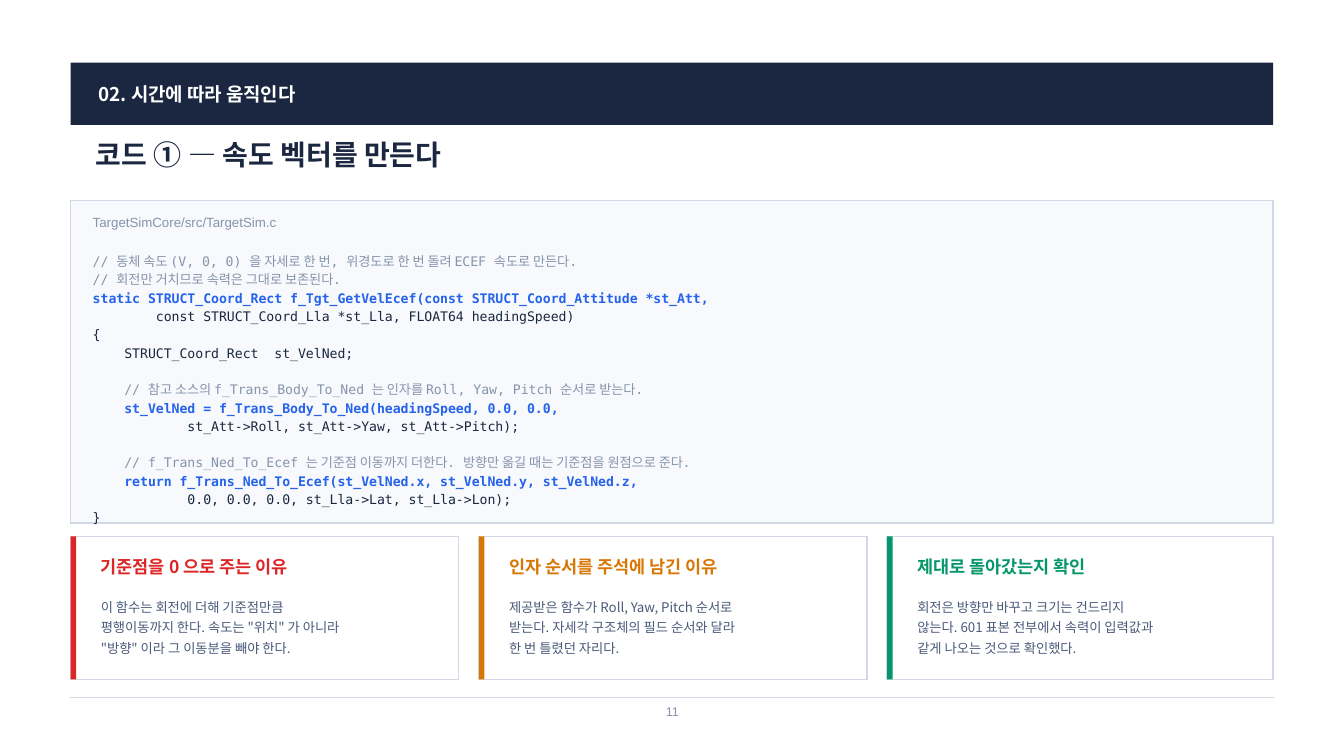
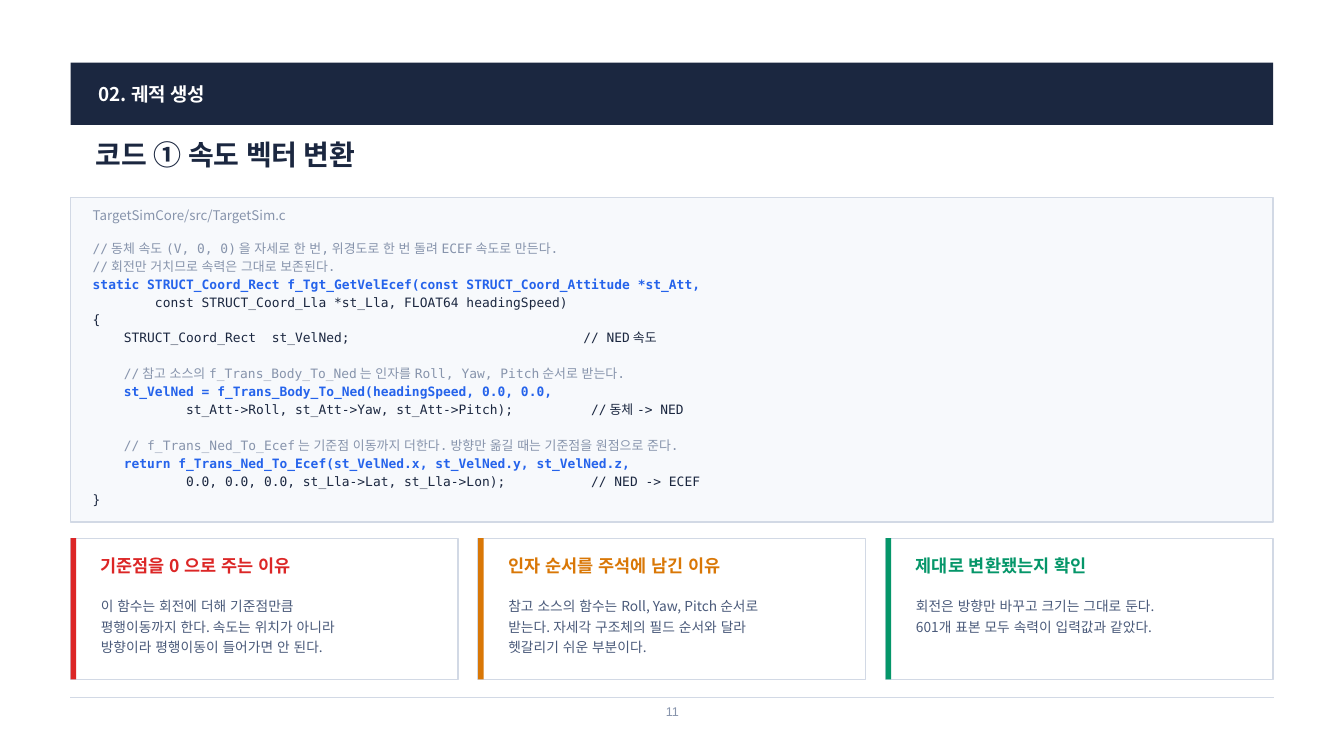
Before and after one commit to harley-hwan/radar-sw-study, a slide deck: slide 11 of Part3_TargetSim/ref/산출물/Chapter3_TargetSim.pptx. Drawn at 1344x756 pixels with LibreOffice and Linux fonts; fonts in the diff are those of the drawing. Boxes give left, top, right and bottom in pixels: in the first picture for what was removed or moved away, otherwise in the second. Text is boxed around its words. In the diff, an @@ line names an element or a change of style, - is before the commit and + after.

```diff
--- a/Part3_TargetSim/ref/산출물/Chapter3_TargetSim.pptx
+++ b/Part3_TargetSim/ref/산출물/Chapter3_TargetSim.pptx
@@ text at (99,85,205,103): text changed @@
-02. 시간에 따라 움직인다
+02. 궤적 생성
@@ text at (96,141,356,168): text changed @@
-코드 ① — 속도 벡터를 만든다
+코드 ① 속도 벡터 변환
@@ text "TargetSimCore/src/TargetSim.c": place and size @@
-text "TargetSimCore/src/TargetSim.c" at (93,217,276,230)
+text "TargetSimCore/src/TargetSim.c" at (93,209,286,223)
@@ text "TargetSimCore/src/TargetSim.c" at (93,209,286,223): font Arial to Noto Sans CJK KR @@
@@ text "// 동체 속도 (V, 0, ...": place and size @@
-text "// 동체 속도 (V, 0, ..." at (93,255,709,507)
+text "// 동체 속도 (V, 0, ..." at (93,242,700,489)
@@ text at (93,242,700,471): size 9.4 to 9.2 pt in "// 동체 속도 (V, 0, 0) 을 ...", "// 회전만 거치므로 속력은 그대로 보존된다.", "static STRUCT_Coord_Rect f_Tgt_GetVelEcef(const STRUCT_Coord ...", "const STRUCT_Coord_Lla *st_Lla, FLOAT64 headingSpeed)" and 6 more places; font DejaVu Sans Mono to Noto Sans CJK KR in "동체 속도 을 자세로 한 번, 위경도로 ...", "회전만 거치므로 속력은 그대로 보존된다.", "참고 소스의 는 인자를 순서로 받는다.", "는 기준점 이동까지 더한다. 방향만 옮길 때는 ..."; line spacing 1.16 to 12.8pt @@
@@ text at (124,331,657,345): text changed; size 9.4 to 9.2 pt @@
-STRUCT_Coord_Rect st_VelNed;
+STRUCT_Coord_Rect st_VelNed; // NED 속도
@@ text at (186,403,683,417): text changed; size 9.4 to 9.2 pt @@
-st_Att->Roll, st_Att->Yaw, st_Att->Pitch);
+st_Att->Roll, st_Att->Yaw, st_Att->Pitch); // 동체 -> NED
@@ text at (186,476,700,489): text changed; size 9.4 to 9.2 pt @@
-0.0, 0.0, 0.0, st_Lla->Lat, st_Lla->Lon);
+0.0, 0.0, 0.0, st_Lla->Lat, st_Lla->Lon); // NED -> ECEF
@@ text at (916,557,1086,574): text changed @@
-제대로 돌아갔는지 확인
+제대로 변환됐는지 확인
@@ text at (101,599,293,612): size 9.5 to 9.8 pt in "이 함수는 회전에 더해 기준점만큼"; line spacing 1.28 to 14.7pt @@
@@ text at (508,599,758,614): text changed; size 9.5 to 9.8 pt @@
-제공받은 함수가 Roll, Yaw, Pitch 순서로
+참고 소스의 함수는 Roll, Yaw, Pitch 순서로
@@ text at (916,599,1154,633): text changed; size 9.5 to 9.8 pt @@
-회전은 방향만 바꾸고 크기는 건드리지
-않는다. 601 표본 전부에서 속력이 입력값과
-같게 나오는 것으로 확인했다.
+회전은 방향만 바꾸고 크기는 그대로 둔다.
+601개 표본 모두 속력이 입력값과 같았다.
@@ text at (101,620,335,653): text changed; size 9.5 to 9.8 pt @@
-평행이동까지 한다. 속도는 "위치" 가 아니라
-"방향" 이라 그 이동분을 빼야 한다.
+평행이동까지 한다. 속도는 위치가 아니라
+방향이라 평행이동이 들어가면 안 된다.
@@ text at (508,620,746,633): size 9.5 to 9.8 pt in "받는다. 자세각 구조체의 필드 순서와 달라"; line spacing 1.28 to 14.7pt @@
@@ text at (508,640,647,653): text changed; size 9.5 to 9.8 pt @@
-한 번 틀렸던 자리다.
+헷갈리기 쉬운 부분이다.
```
Also in this commit, not shown: 12 other slides changed, 3 slides added, 3 slides removed, 1 other file.
